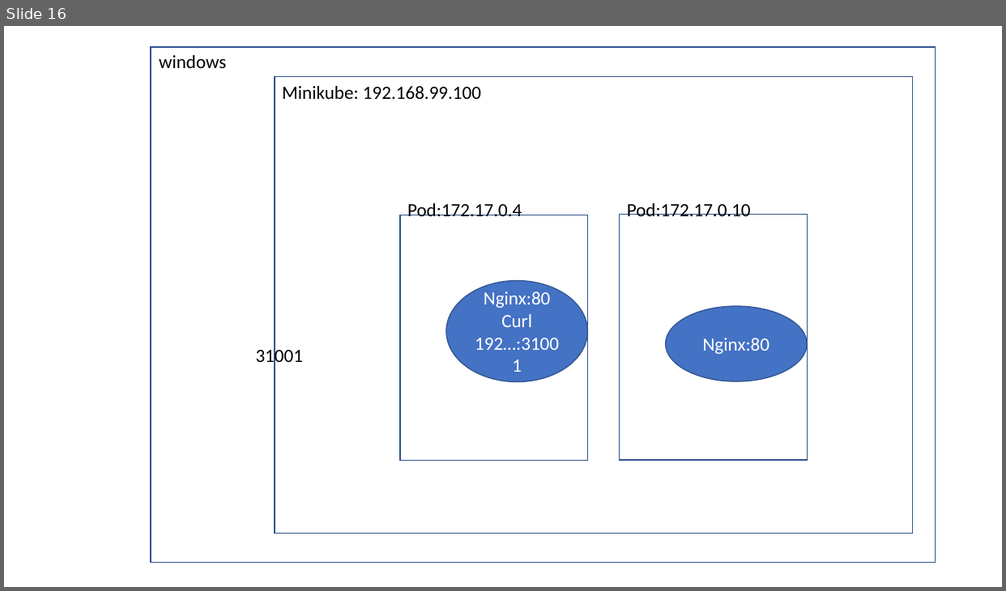
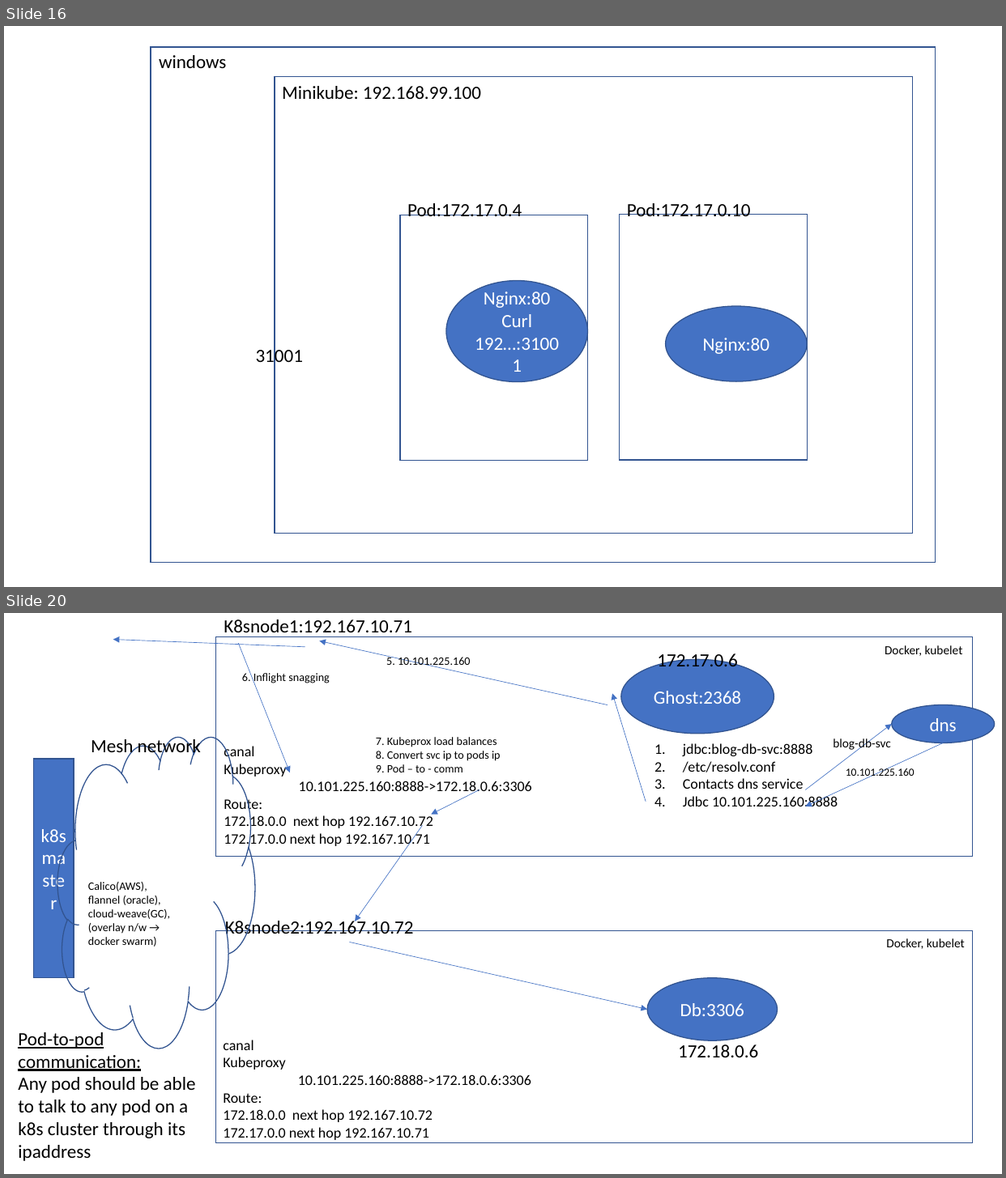
Before and after one commit to AdityaSP/ora-sep16-dock-kube, a slide deck: rough-diag.pptx. Shown one above the other, each under a label of ours: slide 16 before the commit, slides 16 and 20 after it; the slides between them are not shown. The pictures are 1006x591 and 1006x1178 pixels, drawn with LibreOffice and Linux fonts; fonts in the diff are those of the drawing. Boxes give left, top, right and bottom in pixels: in the first picture for what was removed or moved away, otherwise in the second. Text is boxed around its words. In the diff, an @@ line names an element or a change of style, - is before the commit and + after.

```diff
--- a/rough-diag.pptx
+++ b/rough-diag.pptx
@@ slide 20 added at bbox=[4, 613, 1002, 1174], background #FFFFFF @@
@@ text added at bbox=[224, 619, 412, 637], 18 pt, text #000000 @@
+K8snode1:192.167.10.71
@@ arrow added from (305, 647) to (113, 639), #4472C4 0.5 pt @@
@@ rectangle added at bbox=[216, 637, 973, 856], outline #325491 1 pt, 18 pt, text #FFFFFF @@
+10.101.225.160
@@ arrow added from (238, 643) to (290, 773), #4472C4 0.5 pt @@
@@ arrow added from (607, 705) to (319, 641), #4472C4 0.5 pt @@
@@ text added at bbox=[386, 655, 471, 668], 11 pt, text #000000 @@
+5. 10.101.225.160
@@ ellipse added at bbox=[621, 659, 774, 734], fill #4472C4, outline #325491 1 pt, 18 pt, text #FFFFFF @@
+Ghost:2368
@@ text added at bbox=[657, 650, 737, 666], 18 pt, text #000000 @@
+172.17.0.6
@@ text added at bbox=[884, 645, 963, 656], 12 pt, text #000000 @@
+Docker, kubelet
@@ text added at bbox=[242, 671, 329, 684], 11 pt, text #000000 @@
+6. Inflight snagging
@@ arrow added from (646, 802) to (612, 694), #4472C4 0.5 pt @@
@@ ellipse added at bbox=[892, 705, 995, 743], fill #4472C4, outline #325491 1 pt, 18 pt, text #FFFFFF @@
+dns
@@ arrow added from (806, 790) to (892, 724), #4472C4 0.5 pt @@
@@ cloud added at bbox=[58, 736, 256, 1048], outline #325491 1 pt @@
@@ text added at bbox=[91, 736, 201, 757], 18 pt, text #000000 @@
+Mesh network
@@ text added at bbox=[224, 745, 532, 848], 14 pt, text #000000 @@
+canal
+Kubeproxy
+10.101.225.160:8888->172.18.0.6:3306
+Route:
+172.18.0.0 next hop 192.167.10.72
+172.17.0.0 next hop 192.167.10.71
@@ text added at bbox=[376, 737, 501, 773], 11 pt, text #000000 @@
+7. Kubeprox load balances
+8. Convert svc ip to pods ip
+9. Pod – to - comm
@@ text added at bbox=[683, 743, 837, 807], 14 pt, text #000000 @@
+1. jdbc:blog-db-svc:8888
+2. /etc/resolv.conf
+3. Contacts dns service
+4. Jdbc 10.101.225.160:8888
@@ arrow added from (944, 743) to (806, 807), #4472C4 0.5 pt @@
@@ text added at bbox=[833, 737, 891, 752], 12 pt, text #000000 @@
+blog-db-svc
@@ rectangle added at bbox=[34, 759, 74, 978], fill #4472C4, outline #325491 1 pt, 18 pt, text #FFFFFF @@
+k8smaster
@@ text added at bbox=[846, 767, 914, 779], 10.5 pt, text #000000 @@
+10.101.225.160
@@ arrow added from (479, 790) to (432, 815), #4472C4 0.5 pt @@
@@ arrow added from (423, 825) to (355, 922), #4472C4 0.5 pt @@
@@ text added at bbox=[88, 882, 170, 947], 11 pt, text #000000 @@
+Calico(AWS), flannel (oracle), cloud-weave(GC), (overlay n/w → docker swarm)
@@ text added at bbox=[225, 918, 414, 939], 18 pt, text #000000 @@
+K8snode2:192.167.10.72
@@ rectangle added at bbox=[216, 931, 973, 1143], outline #325491 1 pt @@
@@ arrow added from (350, 943) to (647, 1010), #4472C4 0.5 pt @@
@@ text added at bbox=[886, 939, 965, 949], 12 pt, text #000000 @@
+Docker, kubelet
@@ ellipse added at bbox=[647, 978, 778, 1041], fill #4472C4, outline #325491 1 pt, 18 pt, text #FFFFFF @@
+Db:3306
@@ text added at bbox=[18, 1033, 196, 1161], 18 pt, text #000000 @@
+Pod-to-pod communication:
+Any pod should be able to talk to any pod on a k8s cluster through its ipaddress
@@ text added at bbox=[223, 1040, 531, 1140], 14 pt, text #000000 @@
+canal
+Kubeproxy
+10.101.225.160:8888->172.18.0.6:3306
+Route:
+172.18.0.0 next hop 192.167.10.72
+172.17.0.0 next hop 192.167.10.71
@@ text added at bbox=[678, 1045, 758, 1058], 18 pt, text #000000 @@
+172.18.0.6
```
Also in this commit, not shown: 1 slide changed, 6 other slides added, 2 other files.
